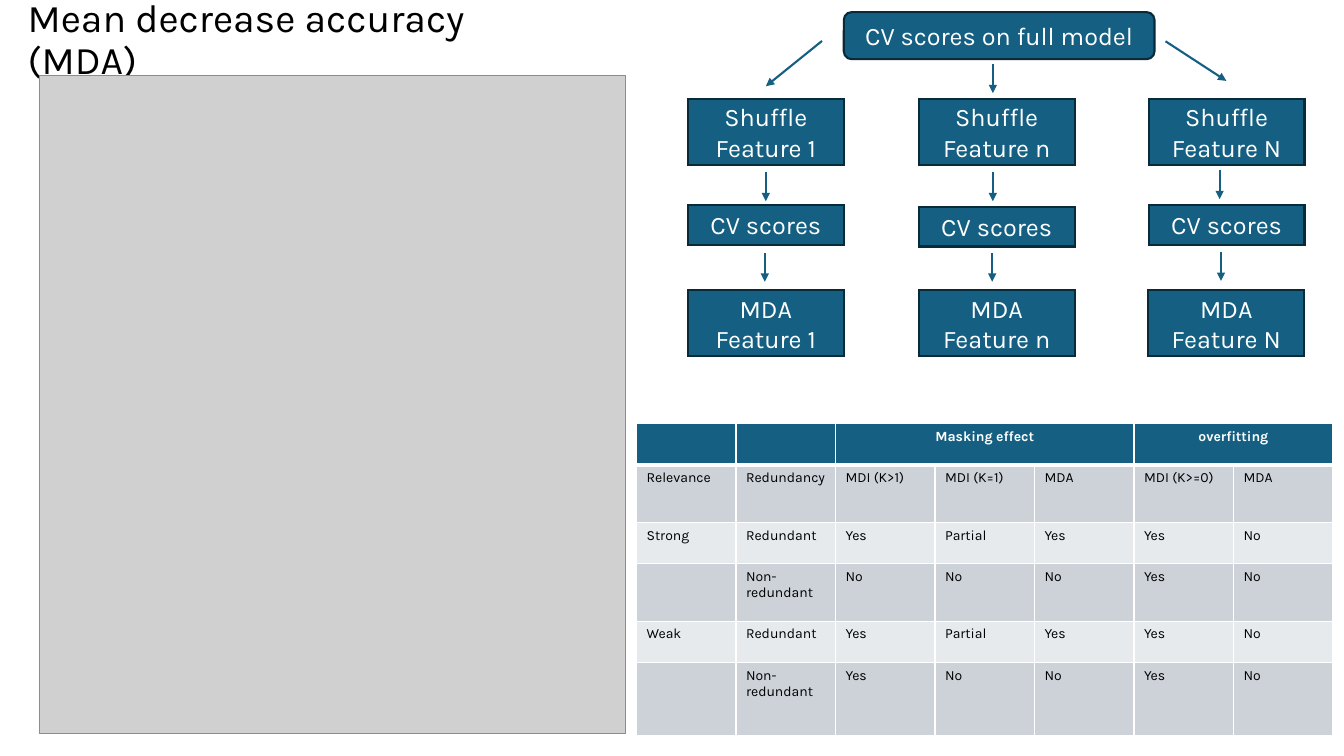
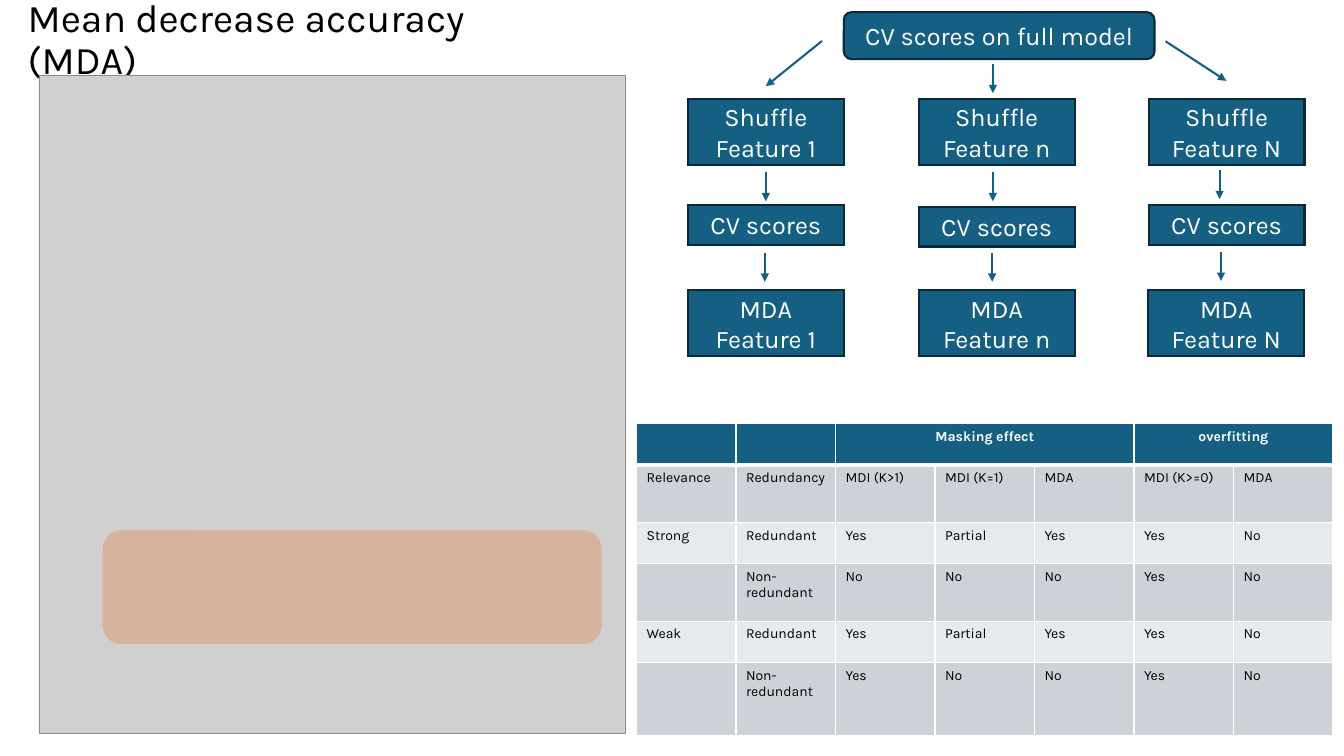
Before and after one commit to omroot/d2l_pytorch, a slide deck: slide 17 of mylearnings/mylecturenotes/ML4AM_Ch6_FeatureImportance.pptx (slide 15 before the commit). Drawn at 1344x756 pixels with LibreOffice and Linux fonts; fonts in the diff are those of the drawing; grey boxes stand for pictures. Boxes give left, top, right and bottom in pixels: in the first picture for what was removed or moved away, otherwise in the second. Text is boxed around its words. In the diff, an @@ line names an element or a change of style, - is before the commit and + after.

```diff
--- a/mylearnings/mylecturenotes/ML4AM_Ch6_FeatureImportance.pptx
+++ b/mylearnings/mylecturenotes/ML4AM_Ch6_FeatureImportance.pptx
@@ rounded rectangle added at (103, 530, 602, 644), fill #E97132 at 31% opacity @@
```
Also in this commit, not shown: 9 other slides changed, 2 slides added.
